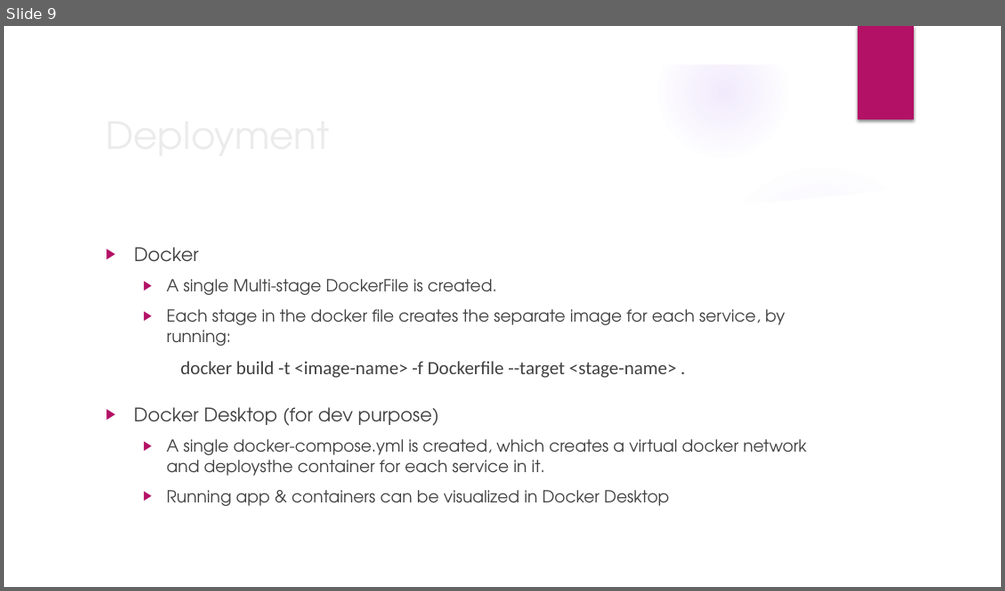
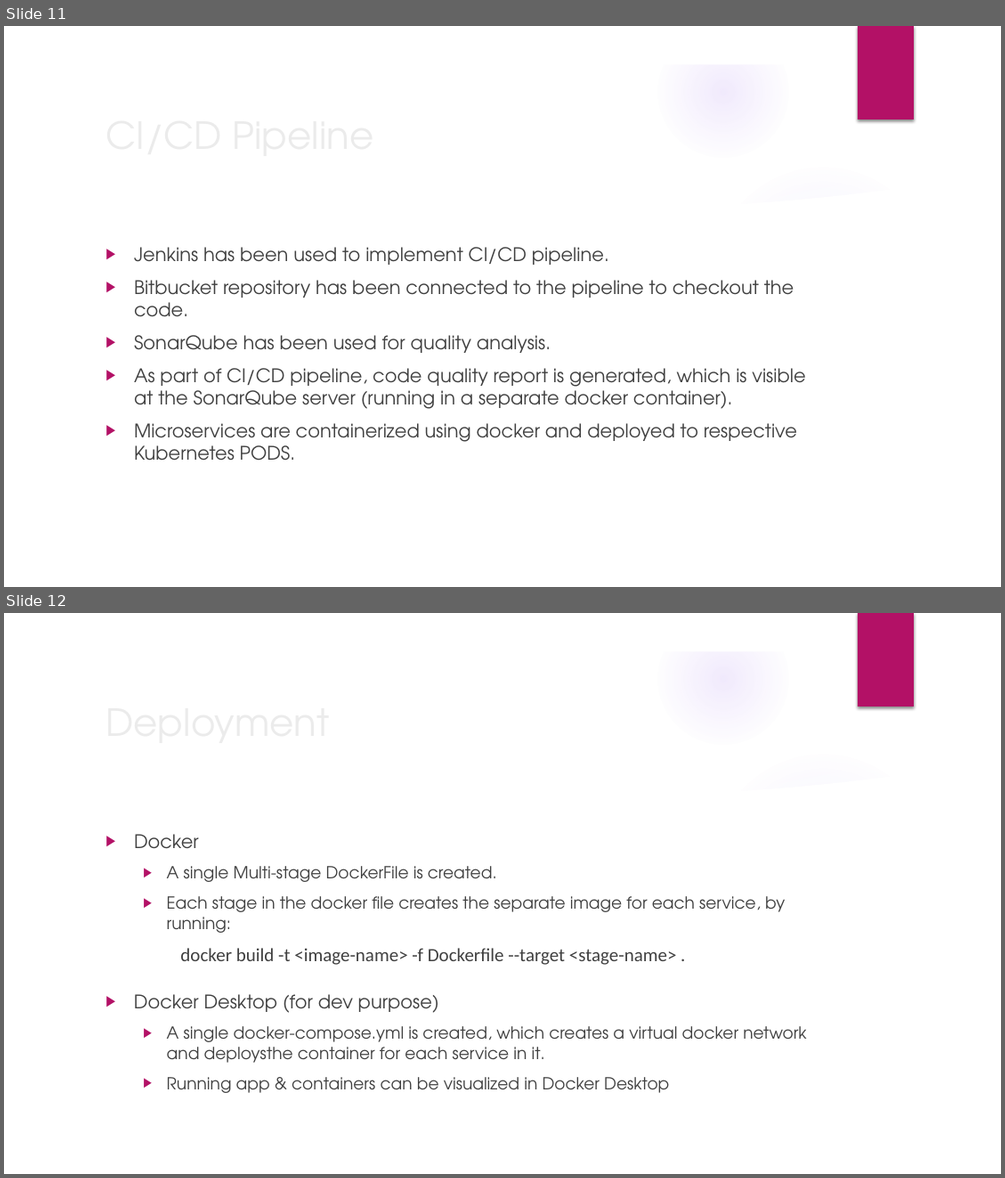
Before and after one commit to iamtarun99/Video-share-platform, a slide deck: Video Share Platform.pptx. Shown one above the other, each under a label of ours: slide 9 before the commit, slides 11 and 12 after it. The pictures are 1005x591 and 1005x1178 pixels, drawn with LibreOffice and Linux fonts; fonts in the diff are those of the drawing; background and template pictures are left out. Boxes give left, top, right and bottom in pixels: in the first picture for what was removed or moved away, otherwise in the second. Text is boxed around its words. In the diff, an @@ line names an element or a change of style, - is before the commit and + after.

```diff
--- a/Video Share Platform.pptx
+++ b/Video Share Platform.pptx
@@ slide 11 added at (4, 26, 1001, 587), background picture (left out); not listed: 9 template elements that a slide beside it also shows @@
@@ title added at (98, 105, 815, 163), 36 pt, text #EBEBEB @@
+CI/CD Pipeline
@@ text added at (134, 247, 805, 460), 18 pt, text #404040 @@
+▶ Jenkins has been used to implement CI/CD pipeline.
+▶ Bitbucket repository has been connected to the pipeline to checkout the code.
+▶ SonarQube has been used for quality analysis.
+▶ As part of CI/CD pipeline, code quality report is generated, which is visible at the SonarQube server (running in a separate docker container).
+▶ Microservices are containerized using docker and deployed to respective Kubernetes PODS.
@@ what was slide 9 is now slide 12 @@
```
Also in this commit, not shown: 8 slides changed, 3 other slides added, 1 slide removed.
